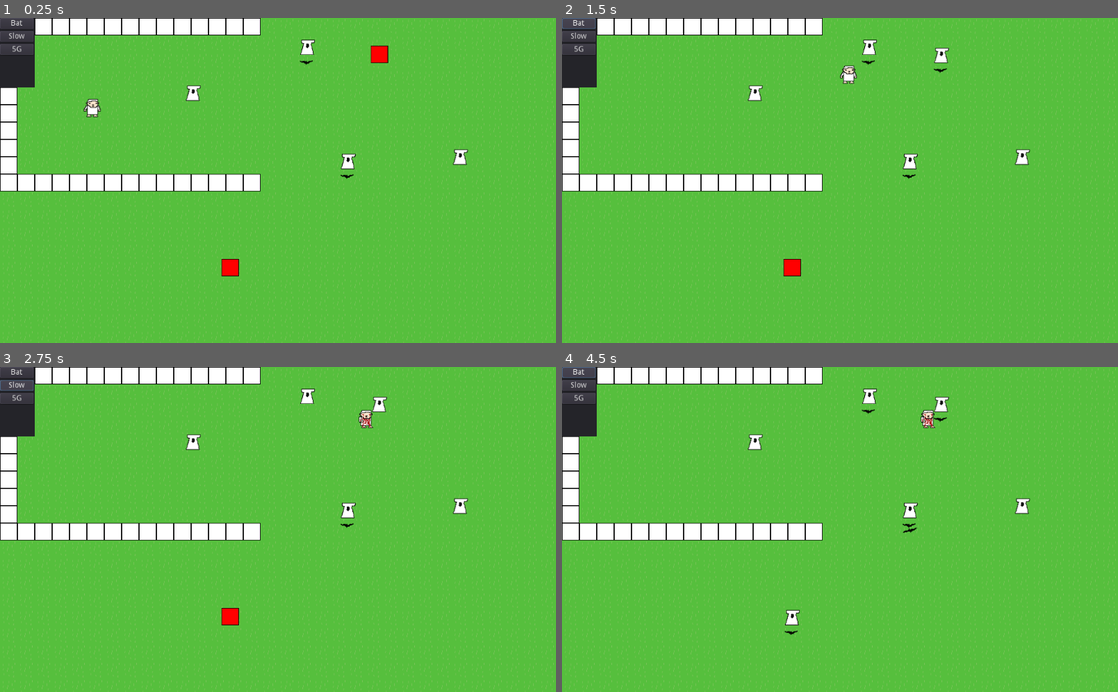
Above: before the commit, frames 1-4 (two rows, left to right).
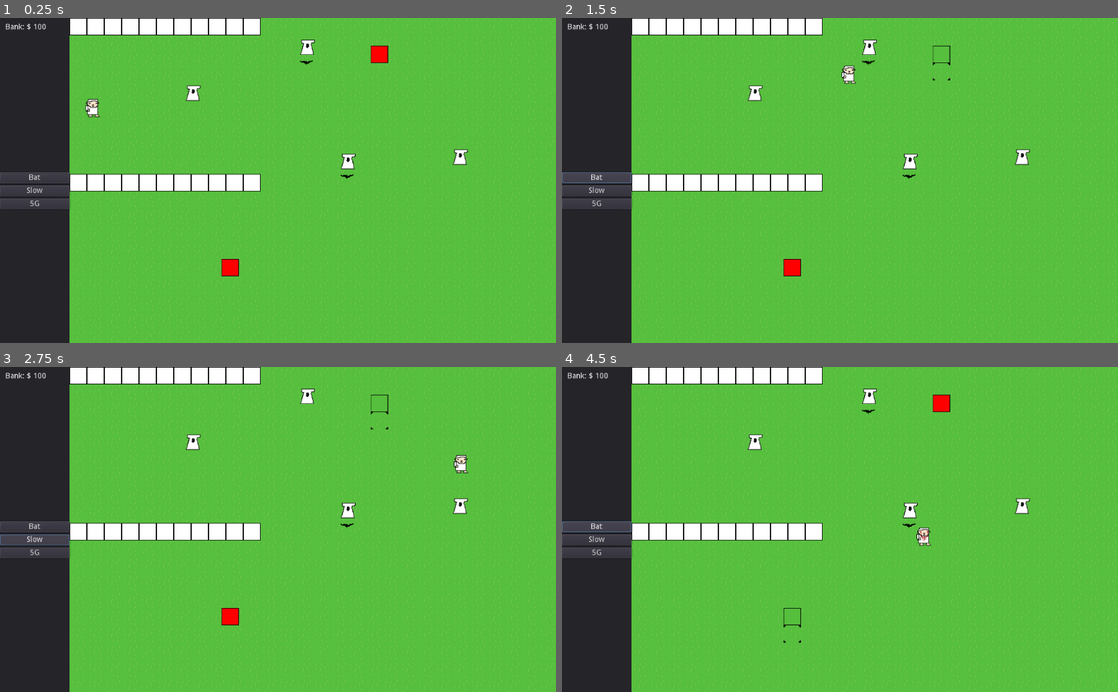
Above: after the commit, the same moments.

Repository: S-D-V-A-S-M-V-V-I-C-T-S-S-BAGGER/CovidTowerDefense
Game: Godot game, scene res://Levels/BaseLevel.tscn
The game is run twice, just before and just after one commit, with the same random seed, the same clock (stepped at 60 frames per second) and the same inputs.
Inputs (mouse positions are in pixels of both pictures, inside the frame that each line leads up to):
- Up to frame 1 (0.25 s): no input
- Up to frame 2 (1.5 s): click (940, 53) at 0.52 s; click "Bat" at 1.25 s
- Up to frame 3 (2.75 s): click "Slow" at 2 s
- Up to frame 4 (4.5 s): click "5G" at 2.75 s; click (789, 617) at 3.52 s; click "Bat" at 4.25 s

The runs differ from the first frame. In frame 1, 12% of the frame differs, in the area x 0-19%, y 0-100%; in frame 2, 12%; in frame 3, 12%; in frame 4, 12%, in the area x 0-70%, y 0-100%.

Commit message:
Changed tower to function call format

Diff:
--- a/Enemies/Enemy.gd
+++ b/Enemies/Enemy.gd
@@ -28,6 +28,9 @@
 		die()
 
 
+func process_speed_tower(speed_mod):
+	speed_modifier *= speed_mod
+
 func die():
 	$Path/MovingPoint/Area2D/Collision.disabled = true
 	$Path/MovingPoint/AnimatedSprite.speed_scale = 1.0
--- a/Enemies/Enemy.tscn
+++ b/Enemies/Enemy.tscn
@@ -42,5 +42,4 @@
 [node name="AnimatedSprite" type="AnimatedSprite" parent="Path/MovingPoint"]
 position = Vector2( 0.0853119, -0.0853195 )
 frames = SubResource( 2 )
-frame = 1
 playing = true
--- /dev/null
+++ b/Gui/Bank.gd
@@ -0,0 +1,37 @@
+extends MarginContainer
+
+
+# Declare member variables here. Examples:
+# var a = 2
+# var b = "text"
+
+export (int) var money:= 100
+export (int) var money_per_topup := 5
+export (float) var time_between_topups := 5.0
+
+var topup_timer := 0.0
+
+# Called when the node enters the scene tree for the first time.
+func _ready():
+	$Text/MoneyLabel.text = str(money)
+
+
+# Called every frame. 'delta' is the elapsed time since the previous frame.
+func _process(delta):
+	if topup_timer < time_between_topups:
+		topup_timer += delta
+	else:
+		change_money(money_per_topup)
+		topup_timer -= time_between_topups
+
+func change_money(amount: int) -> void:
+	money += amount
+	$Text/MoneyLabel.text = str(money)
+
+
+func pay(amount: int) -> bool:
+	if money >= amount:
+		change_money(-amount)
+		return true
+	else:
+		return false
--- a/Gui/HUD.tscn
+++ b/Gui/HUD.tscn
@@ -1,62 +1,96 @@
-[gd_scene load_steps=6 format=2]
+[gd_scene load_steps=4 format=2]
 
 [ext_resource path="res://Gui/TowerOptions.gd" type="Script" id=1]
 [ext_resource path="res://Gui/TowerPositions.gd" type="Script" id=2]
-[ext_resource path="res://Towers/Tower.tscn" type="PackedScene" id=3]
-[ext_resource path="res://Towers/BatTower.tscn" type="PackedScene" id=4]
-[ext_resource path="res://Towers/CellTower.tscn" type="PackedScene" id=5]
+[ext_resource path="res://Gui/Bank.gd" type="Script" id=3]
 
-[node name="HUD" type="Node2D"]
+[node name="HUD" type="MarginContainer"]
+anchor_right = 1.0
+anchor_bottom = 1.0
+custom_constants/margin_right = 896
+__meta__ = {
+"_edit_use_anchors_": false
+}
+
+[node name="Panel" type="Panel" parent="."]
+margin_right = 128.0
+margin_bottom = 600.0
 
 [node name="TowerPositions" type="Control" parent="."]
-margin_right = 40.0
-margin_bottom = 40.0
+margin_right = 128.0
+margin_bottom = 600.0
 script = ExtResource( 2 )
 __meta__ = {
 "_edit_use_anchors_": false
 }
 
-[node name="TowerOptions" type="Panel" parent="."]
-margin_right = 64.0
-margin_bottom = 128.0
+[node name="SideBar" type="VBoxContainer" parent="."]
+margin_right = 128.0
+margin_bottom = 600.0
+size_flags_horizontal = 3
+size_flags_vertical = 3
+__meta__ = {
+"_edit_use_anchors_": false
+}
+
+[node name="Bank" type="MarginContainer" parent="SideBar"]
+margin_right = 128.0
+margin_bottom = 34.0
+custom_constants/margin_right = 10
+custom_constants/margin_top = 10
+custom_constants/margin_left = 10
+custom_constants/margin_bottom = 10
+script = ExtResource( 3 )
+
+[node name="Text" type="HBoxContainer" parent="SideBar/Bank"]
+margin_left = 10.0
+margin_top = 10.0
+margin_right = 118.0
+margin_bottom = 24.0
+
+[node name="BankLabel" type="Label" parent="SideBar/Bank/Text"]
+margin_right = 47.0
+margin_bottom = 14.0
+text = "Bank: $"
+
+[node name="MoneyLabel" type="Label" parent="SideBar/Bank/Text"]
+margin_left = 51.0
+margin_right = 59.0
+margin_bottom = 14.0
+text = "0"
+
+[node name="TowerOptions" type="VBoxContainer" parent="SideBar"]
+margin_top = 38.0
+margin_right = 128.0
+margin_bottom = 600.0
+size_flags_horizontal = 3
+size_flags_vertical = 3
+alignment = 1
 script = ExtResource( 1 )
 __meta__ = {
 "_edit_use_anchors_": false
 }
-bat_tower = ExtResource( 4 )
-slow_tower = ExtResource( 3 )
-cell_tower = ExtResource( 5 )
 
-[node name="VBoxContainer" type="VBoxContainer" parent="TowerOptions"]
-margin_right = 62.0
-margin_bottom = 44.0
-__meta__ = {
-"_edit_use_anchors_": false
-}
-
-[node name="BatTower" type="Button" parent="TowerOptions/VBoxContainer"]
-margin_right = 62.0
-margin_bottom = 20.0
+[node name="BatTower" type="Button" parent="SideBar/TowerOptions"]
+margin_top = 247.0
+margin_right = 128.0
+margin_bottom = 267.0
 text = "Bat"
 __meta__ = {
 "_edit_use_anchors_": false
 }
 
-[node name="SlowTower" type="Button" parent="TowerOptions/VBoxContainer"]
-margin_top = 24.0
-margin_right = 62.0
-margin_bottom = 44.0
+[node name="SlowTower" type="Button" parent="SideBar/TowerOptions"]
+margin_top = 271.0
+margin_right = 128.0
+margin_bottom = 291.0
 text = "Slow"
 __meta__ = {
 "_edit_use_anchors_": false
 }
 
-[node name="CellTower" type="Button" parent="TowerOptions/VBoxContainer"]
-margin_top = 48.0
-margin_right = 62.0
-margin_bottom = 68.0
+[node name="CellTower" type="Button" parent="SideBar/TowerOptions"]
+margin_top = 295.0
+margin_right = 128.0
+margin_bottom = 315.0
 text = "5G"
-
-[connection signal="pressed" from="TowerOptions/VBoxContainer/BatTower" to="TowerOptions" method="_on_BatTower_pressed"]
-[connection signal="pressed" from="TowerOptions/VBoxContainer/SlowTower" to="TowerOptions" method="_on_SlowTower_pressed"]
-[connection signal="pressed" from="TowerOptions/VBoxContainer/CellTower" to="TowerOptions" method="_on_CellTower_pressed"]
--- a/Gui/TowerOptions.gd
+++ b/Gui/TowerOptions.gd
@@ -1,4 +1,4 @@
-extends Panel
+extends VBoxContainer
 
 
 # Declare member variables here. Examples:
--- a/Towers/Tower.gd
+++ b/Towers/Tower.gd
@@ -21,4 +21,6 @@
 
 
 func _on_Collision_area_shape_entered(area_id: int, area: Area2D, area_shape: int, local_shape: int) -> void:
-	get_node(area.get_path()).get_parent().get_parent().get_parent().set("speed_modifier", 0.5)
+	var enemy = area.owner
+	if enemy.has_method("process_speed_tower"):
+		enemy.process_speed_tower(0.5)
